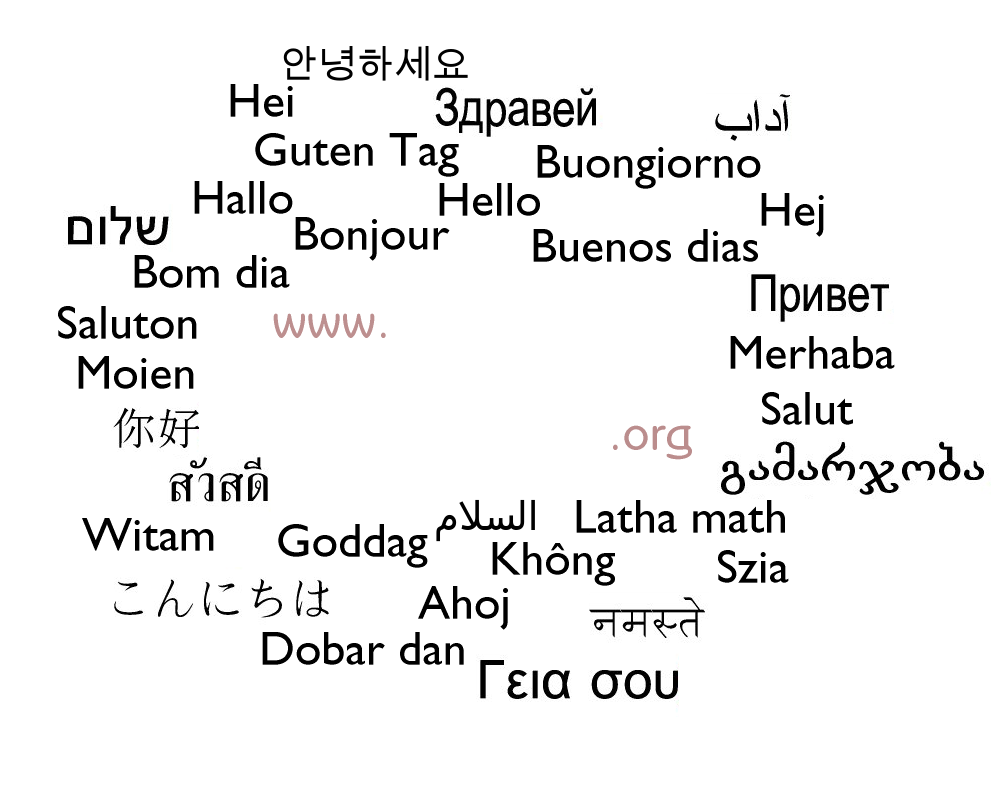
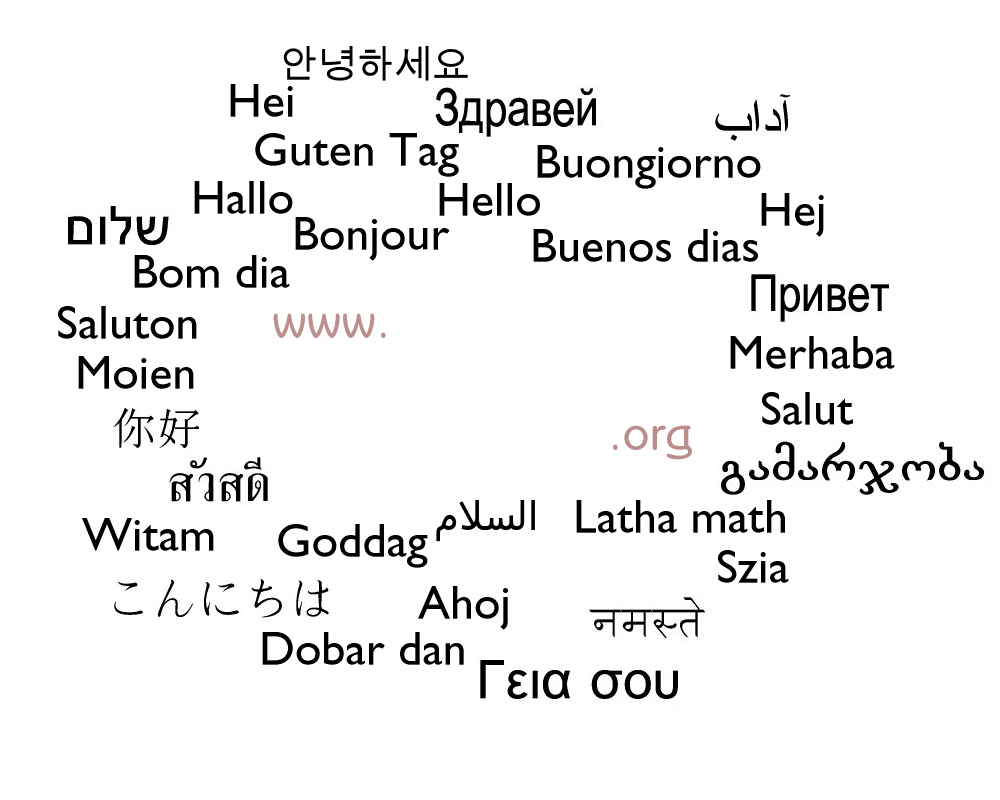
Comparing the layer stacks of the two 1000 x 800 images. Changes:
removed layer "Capa de texto#14" over [492, 542, 615, 586]
